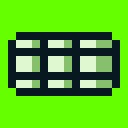
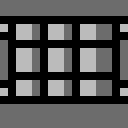
Two versions of the same layered image (128 x 128). Layer-by-layer changes:
added layer "Layer 6 copy 2" above "Layer 6 copy" over [8, 16, 120, 104]
hid "Layer 6" over [8, 32, 120, 96]
added layer "Layer 10" above "Layer 0" over [0, 0, 128, 128]
hid "Layer 0" over [0, 0, 128, 128]
